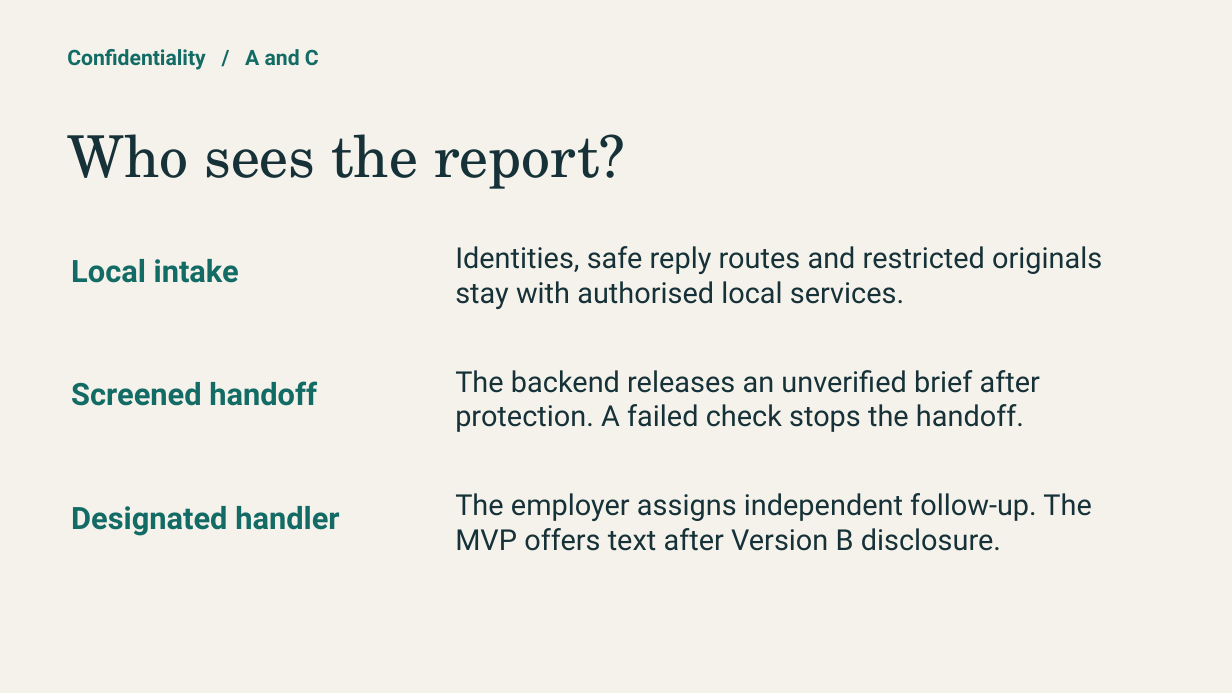
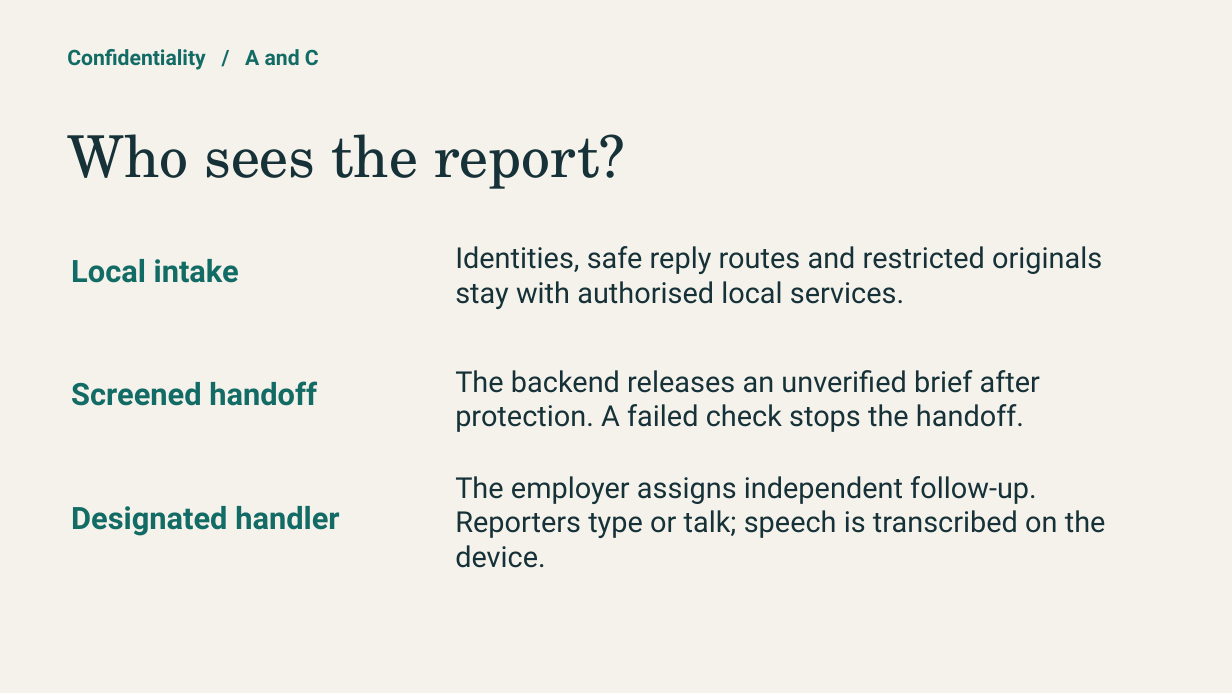
Before and after one commit to AnaCulo/mainhackathon, a slide deck: slide 2 of pitch/Culo-pitch.pptx. Drawn at 1232x693 pixels with LibreOffice and Linux fonts; fonts in the diff are those of the drawing. Boxes give left, top, right and bottom in pixels: in the first picture for what was removed or moved away, otherwise in the second. Text is boxed around its words. In the diff, an @@ line names an element or a change of style, - is before the commit and + after.

```diff
--- a/pitch/Culo-pitch.pptx
+++ b/pitch/Culo-pitch.pptx
@@ text at (x1=455, y1=476, x2=1106, y2=568): text changed @@
-The employer assigns independent follow-up. The MVP offers text after Version B disclosure.
+The employer assigns independent follow-up. Reporters type or talk; speech is transcribed on the device.
```
Also in this commit, not shown: 2 other slides changed.
